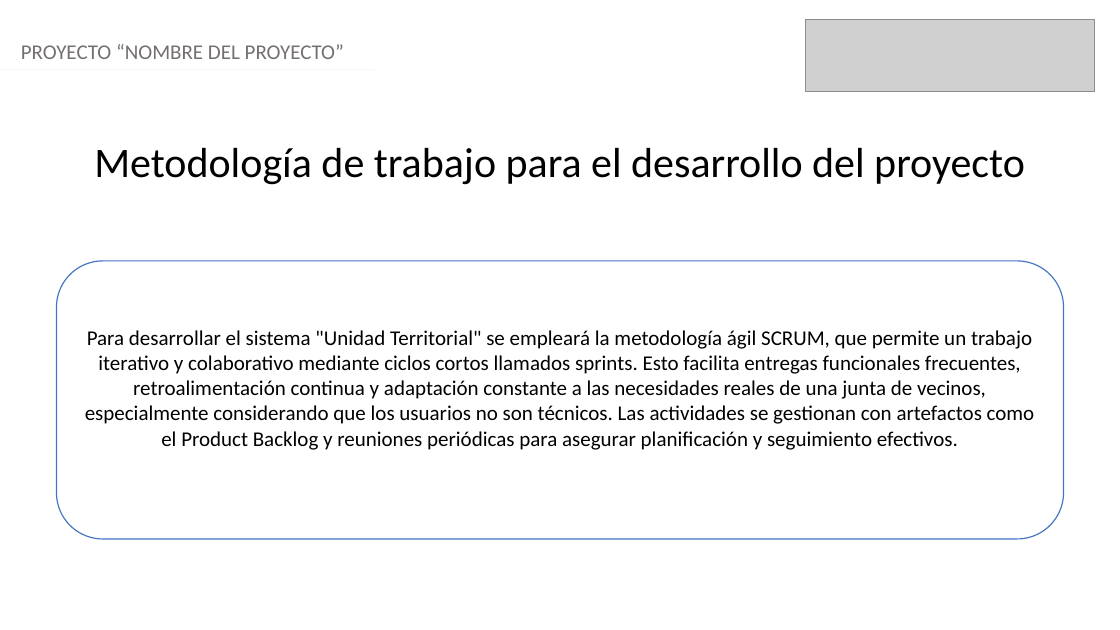
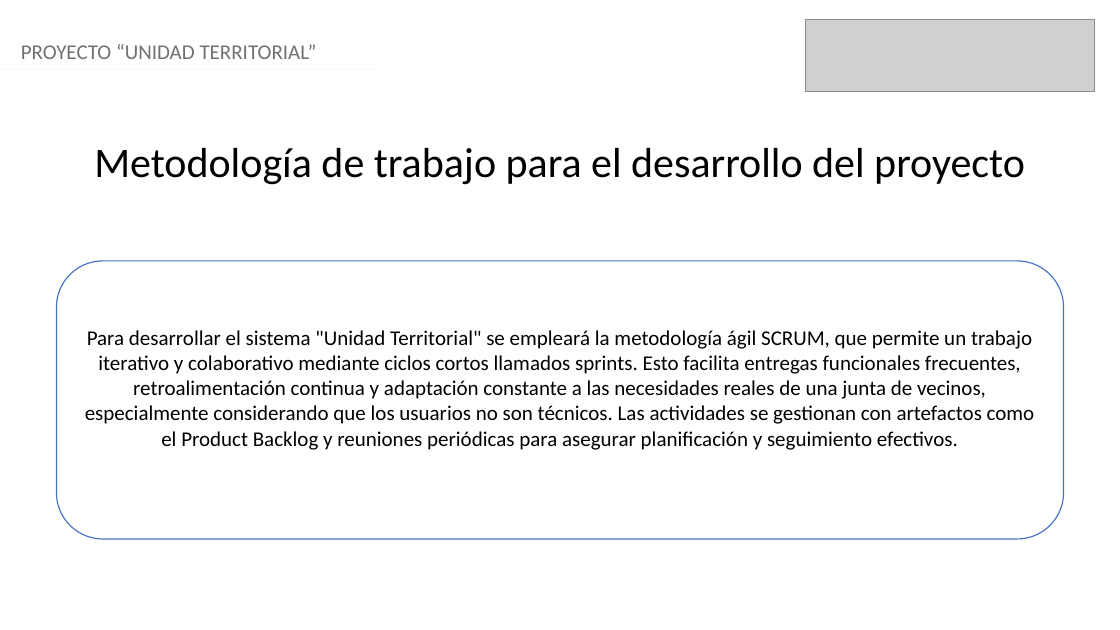
Before and after one commit to mariasaldivia/CAPSTONE_001V_G1A, a slide deck: slide 7 of Fase 3/Evidencias Grupales/Presentación Final.pptx. Drawn at 1120x630 pixels with LibreOffice and Linux fonts; fonts in the diff are those of the drawing; grey boxes stand for pictures. Boxes give left, top, right and bottom in pixels: in the first picture for what was removed or moved away, otherwise in the second. Text is boxed around its words. In the diff, an @@ line names an element or a change of style, - is before the commit and + after.

```diff
--- a/Fase 3/Evidencias Grupales/Presentación Final.pptx
+++ b/Fase 3/Evidencias Grupales/Presentación Final.pptx
@@ text at box(21, 44, 317, 59): text changed @@
-PROYECTO “NOMBRE DEL PROYECTO”
+PROYECTO “UNIDAD TERRITORIAL”
```
Also in this commit, not shown: 9 other slides changed, 1 slide removed.
